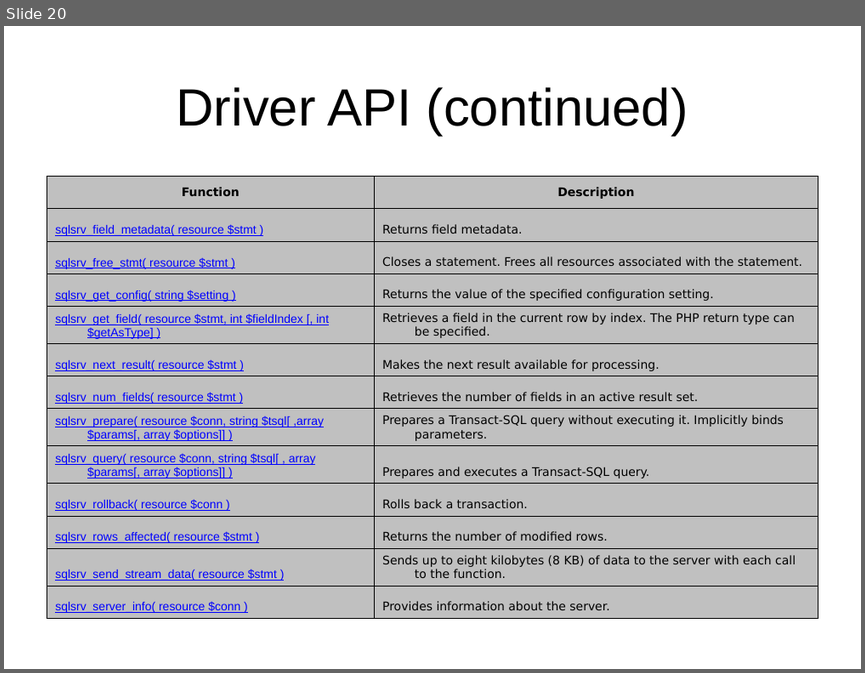
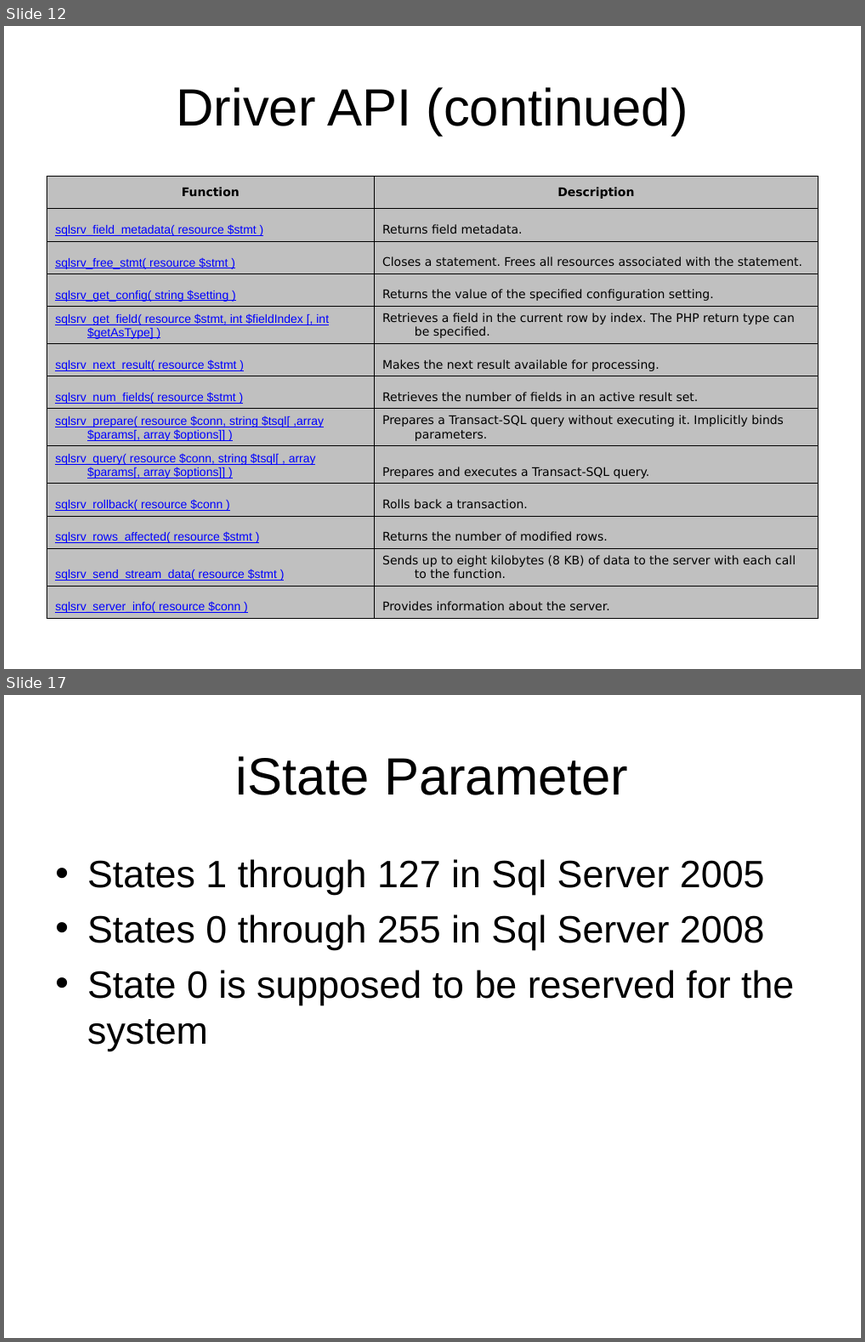
Before and after one commit to LIPHP/Employee-Contact-List, a slide deck: Docs/Using Microsoft SQL Server with PHP.ppt. Shown one above the other, each under a label of ours: slide 20 before the commit, slides 12 and 17 after it; the slides between them are not shown. The pictures are 865x673 and 865x1342 pixels, drawn with LibreOffice and Linux fonts; fonts in the diff are those of the drawing. Boxes give left, top, right and bottom in pixels: in the first picture for what was removed or moved away, otherwise in the second. Text is boxed around its words. In the diff, an @@ line names an element or a change of style, - is before the commit and + after.

```diff
--- a/Docs/Using Microsoft SQL Server with PHP.ppt
+++ b/Docs/Using Microsoft SQL Server with PHP.ppt
@@ slide 17 added at <box>4,695,861,1338</box>, background #FFFFFF @@
@@ title added at <box>236,756,628,795</box>, 44 pt, text #000000 @@
+iState Parameter
@@ text added at <box>87,859,794,1051</box>, 32 pt, text #000000 @@
+• States 1 through 127 in Sql Server 2005
+• States 0 through 255 in Sql Server 2008
+• State 0 is supposed to be reserved for the system
@@ what was slide 20 is now slide 12 @@
```
Also in this commit, not shown: 1 slide changed, 14 other slides added, 1 slide removed, 2 other files.
